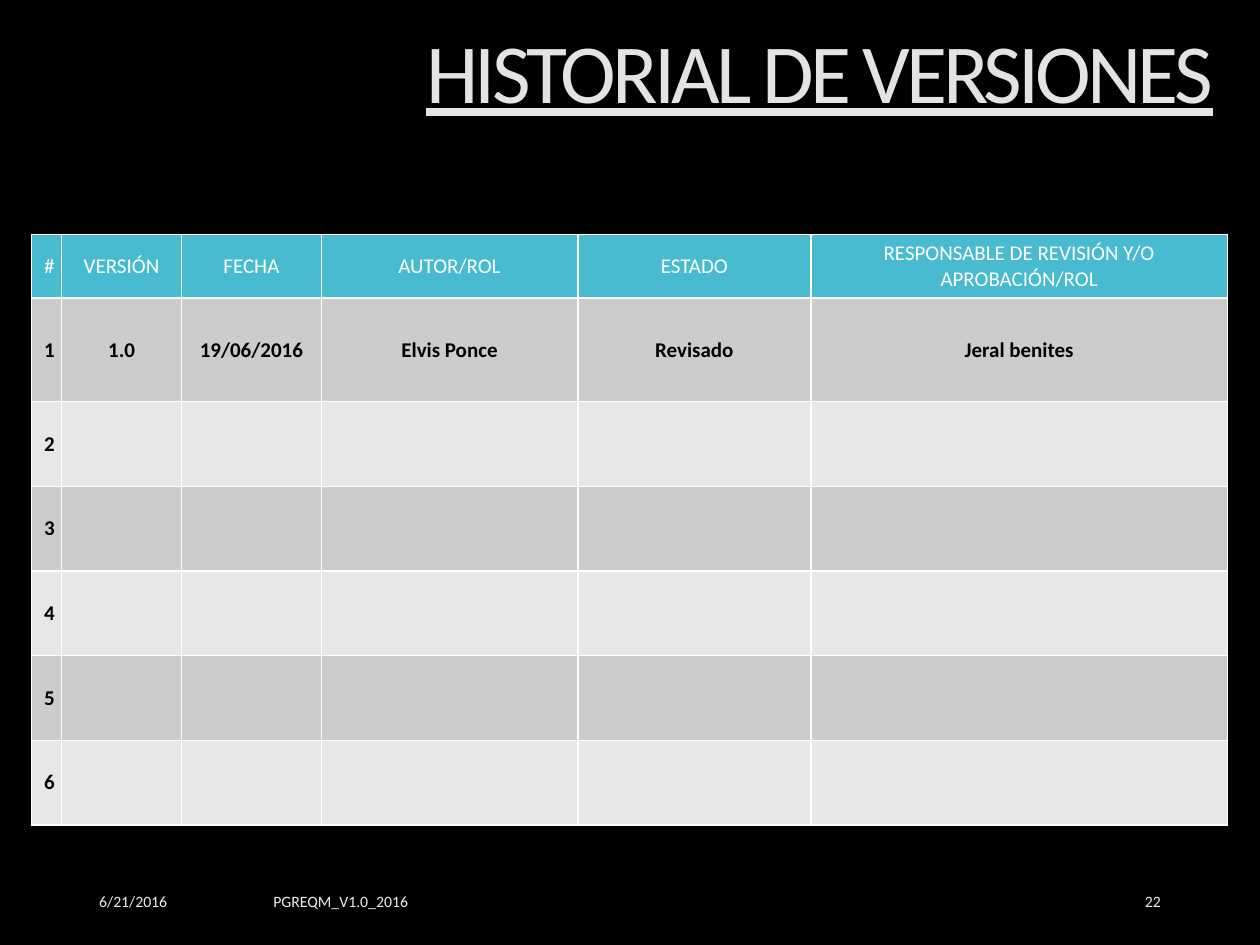
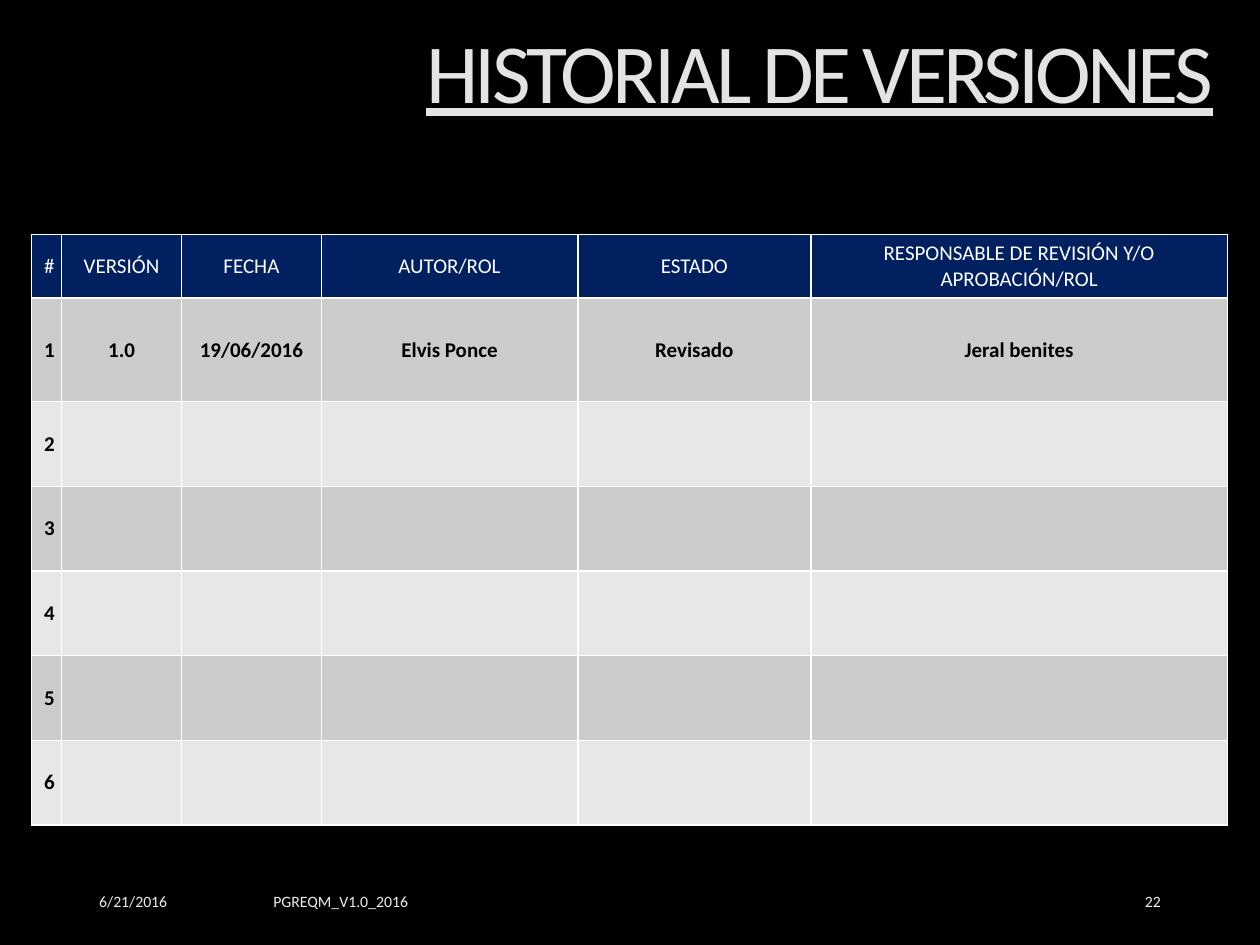
Before and after one commit to yoelkill/BarrioKing, a slide deck: slide 22 of Repositorio BarrioKing/Area Proceso REQM/PGREQM_1.0_2016.pptx. Drawn at 1260x945 pixels with LibreOffice and Linux fonts; fonts in the diff are those of the drawing; background and template pictures are left out. Boxes give left, top, right and bottom in pixels: in the first picture for what was removed or moved away, otherwise in the second. Text is boxed around its words. In the diff, an @@ line names an element or a change of style, - is before the commit and + after.

```diff
--- a/Repositorio BarrioKing/Area Proceso REQM/PGREQM_1.0_2016.pptx
+++ b/Repositorio BarrioKing/Area Proceso REQM/PGREQM_1.0_2016.pptx
@@ table at <box>32,234,1225,824</box> @@
@@ fill #49BBD1 to #002060 in row 1 @@
```
